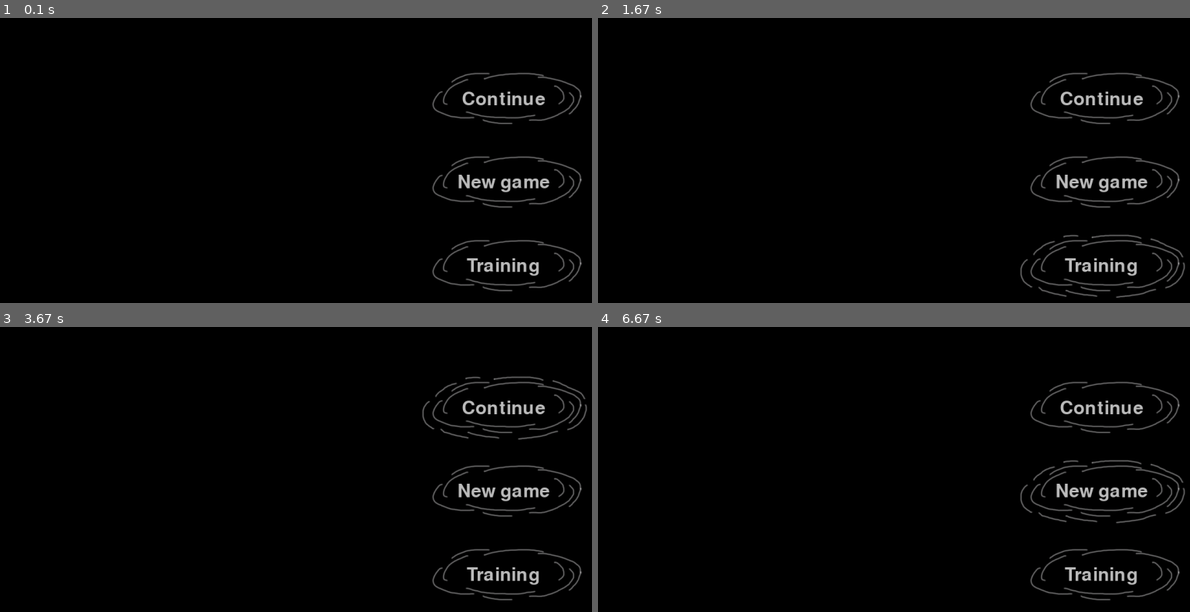
Above: before the commit, frames 1-4 (two rows, left to right).
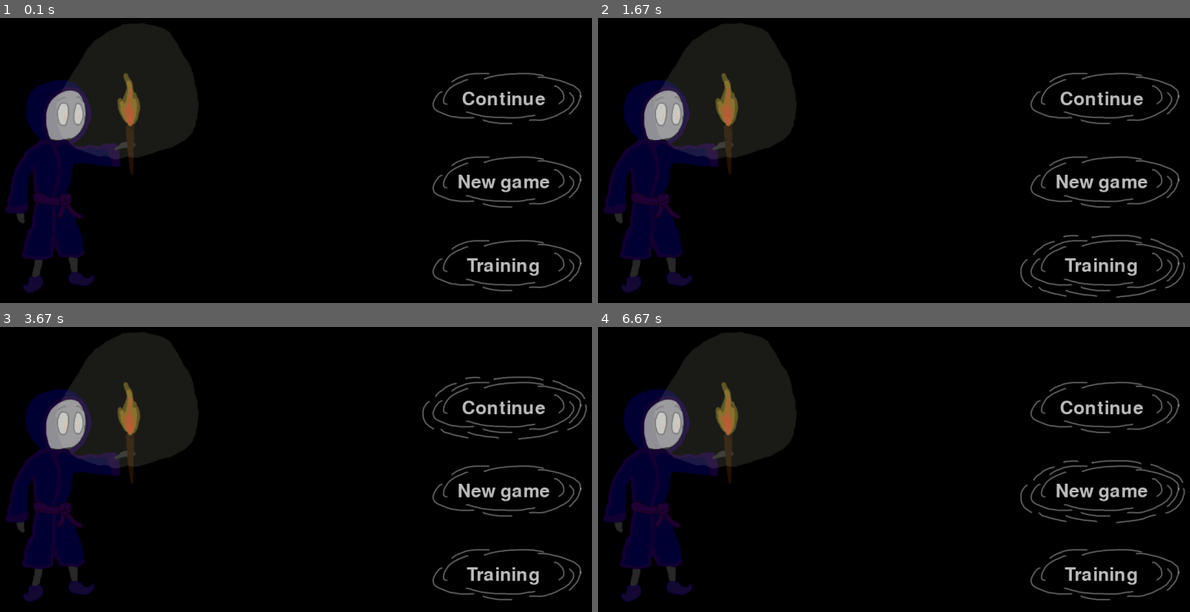
Above: after the commit, the same moments.

Repository: v-like-engine/the-cage-of-mage-pygame
Game: pygame game, started from main.py
The game is run twice, just before and just after one commit, with the same random seed, the same clock (stepped at 60 frames per second) and the same inputs.
Inputs (mouse positions are in pixels of both pictures, inside the frame that each line leads up to):
- Up to frame 1 (0.1 s): no input
- Up to frame 2 (1.67 s): click (1101, 146) at 0.38 s; click (882, 180) at 0.72 s; click (1130, 294) at 1.55 s
- Up to frame 3 (3.67 s): click (296, 332) at 1.88 s; click (544, 611) at 2.72 s; click (183, 384) at 3.05 s; click (461, 429) at 3.38 s
- Up to frame 4 (6.67 s): click (1095, 455) at 3.72 s; click (1024, 395) at 4.05 s; click (674, 389) at 4.38 s; click (1124, 555) at 5.22 s; click (775, 577) at 5.55 s; click (1024, 415) at 5.88 s; click (769, 338) at 6.22 s; click (1118, 460) at 6.55 s

The runs differ from the first frame. In frame 1, 14% of the frame differs, in the area x 0-34%, y 1-97%; in frame 2, 14%; in frame 3, 14%; in frame 4, 14%.

Commit message:
Add mage image into main menu

Diff:
--- a/mage.py
+++ b/mage.py
@@ -0,0 +1,16 @@
+import pygame
+
+from load_image import load_image
+
+
+class Mage(pygame.sprite.Sprite):
+    def __init__(self, group, screen, x, y):
+        super().__init__(group)
+        self.group = group
+        self.screen = screen
+        self.x = x
+        self.y = y
+        self.image = load_image('mage-with-torch.png')
+        self.rect: pygame.Rect = self.image.get_rect()
+        self.rect.x = self.x
+        self.rect.y = self.y
--- a/main.py
+++ b/main.py
@@ -1,5 +1,6 @@
 import pygame
 
+from mage import Mage
 from main_menu import MainMenuButton
 
 
@@ -43,6 +44,7 @@
         super().__init__(width, height)
         self.is_mouse_button_down = False
         self.buttons_sprites = pygame.sprite.Group()
+        self.mage_sprite = pygame.sprite.Group()
         self.buttons = []
         self.draw_buttons()
         self.execute()
@@ -58,6 +60,7 @@
                                          self.is_mouse_button_down, texts[i])
                 self.buttons.append(new_btn)
                 self.buttons_sprites.add(new_btn)
+            mage = Mage(self.mage_sprite, self.screen, 100, 100)
         except AttributeError:
             pass
 
@@ -67,8 +70,10 @@
                 self.handle_event(event)
             self.loop()
             self.render()
+            self.mage_sprite.draw(self.screen)
             self.buttons_sprites.draw(self.screen)
             self.buttons_sprites.update()
+            self.mage_sprite.update()
             pygame.display.flip()
         self.terminate()
 
